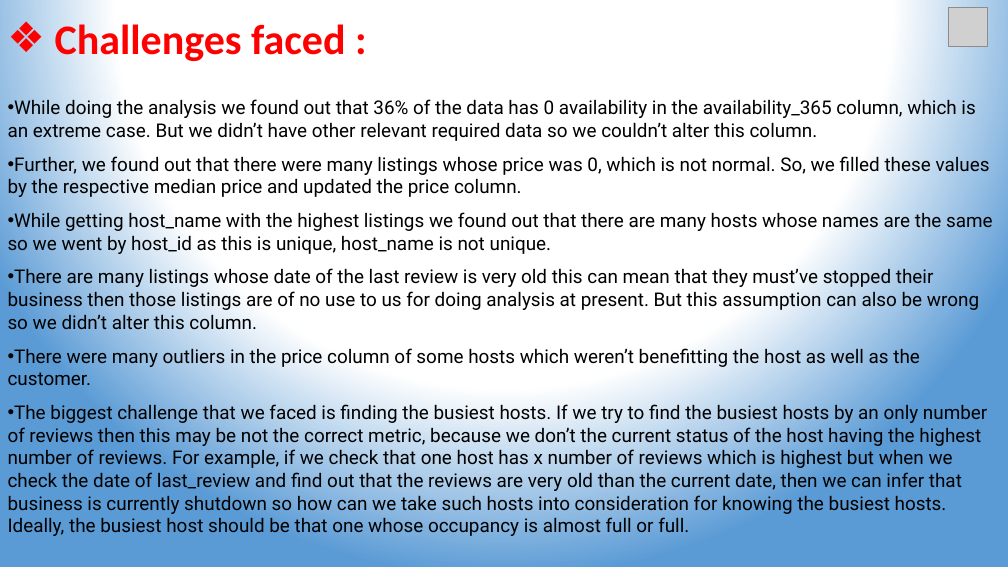
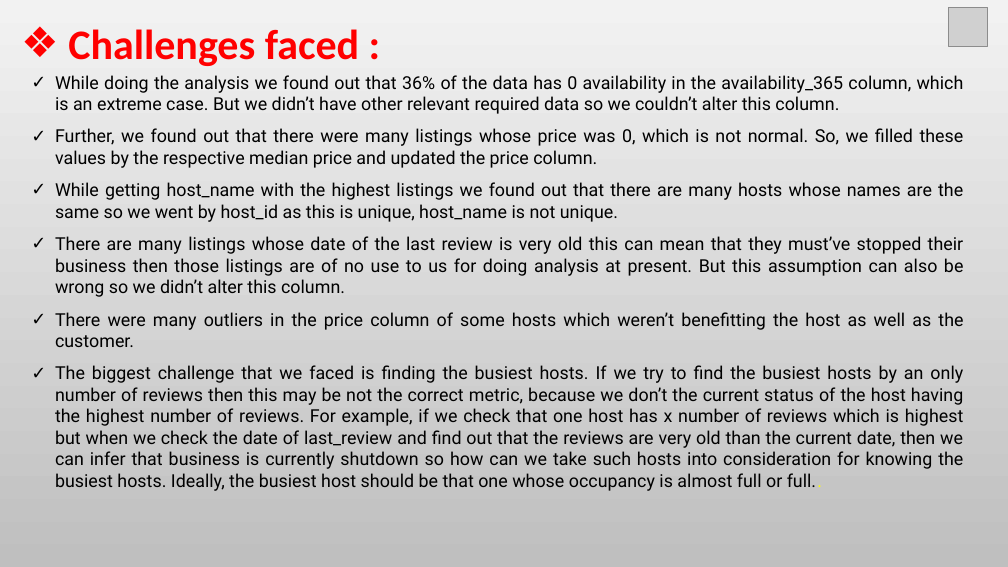
Before and after one commit to bhavikk001/airbnb-eda, a slide deck: slide 30 of Project Presentation.pptx (slide 29 before the commit). Drawn at 1008x567 pixels with LibreOffice and Linux fonts; fonts in the diff are those of the drawing; grey boxes stand for pictures. Boxes give left, top, right and bottom in pixels: in the first picture for what was removed or moved away, otherwise in the second. Text is boxed around its words. In the diff, an @@ line names an element or a change of style, - is before the commit and + after.

```diff
--- a/Project Presentation.pptx
+++ b/Project Presentation.pptx
@@ background gradient #FFFFFF to #5B9BD5 to gradient #F2F2F2 to #BFBFBF @@
@@ text "Challenges faced :" rewrapped from (55, 19, 345, 64) to (68, 29, 359, 66) @@
@@ text "While doing the analysis we ...": place and size @@
-text "While doing the analysis we ..." at (8, 99, 993, 536)
+text "While doing the analysis we ..." at (55, 75, 964, 491)
@@ text at (55, 75, 964, 347): size 18 to 17 pt in "While doing the analysis we found out ...", "Further, we found out that there were ...", "While getting host_name with the highest listings ...", "There are many listings whose date of ..." and 1 more places; alignment left to justified; bullet • to ✓ @@
@@ text at (55, 365, 964, 491): text changed; size 18 to 17 pt @@
-• The biggest challenge that we faced is finding the busiest hosts. If we try to find the busiest hosts by an only number of reviews then this may be not the correct metric, because we don’t the current status of the host having the highest number of reviews. For example, if we check that one host has x number of reviews which is highest but when we check the date of last_review and find out that the reviews are very old than the current date, then we can infer that business is currently shutdown so how can we take such hosts into consideration for knowing the busiest hosts. Ideally, the busiest host should be that one whose occupancy is almost full or full.
+✓ The biggest challenge that we faced is finding the busiest hosts. If we try to find the busiest hosts by an only number of reviews then this may be not the correct metric, because we don’t the current status of the host having the highest number of reviews. For example, if we check that one host has x number of reviews which is highest but when we check the date of last_review and find out that the reviews are very old than the current date, then we can infer that business is currently shutdown so how can we take such hosts into consideration for knowing the busiest hosts. Ideally, the busiest host should be that one whose occupancy is almost full or full..
```
Also in this commit, not shown: 26 other slides changed, 1 slide added.
